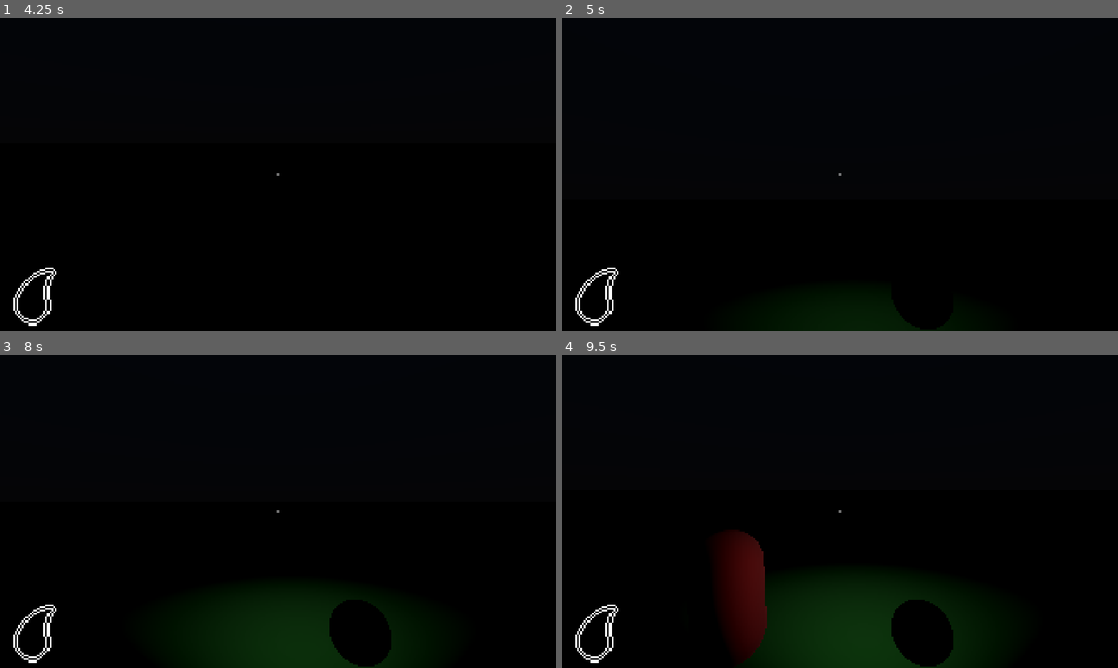
Above: before the commit, frames 1-4 (two rows, left to right).
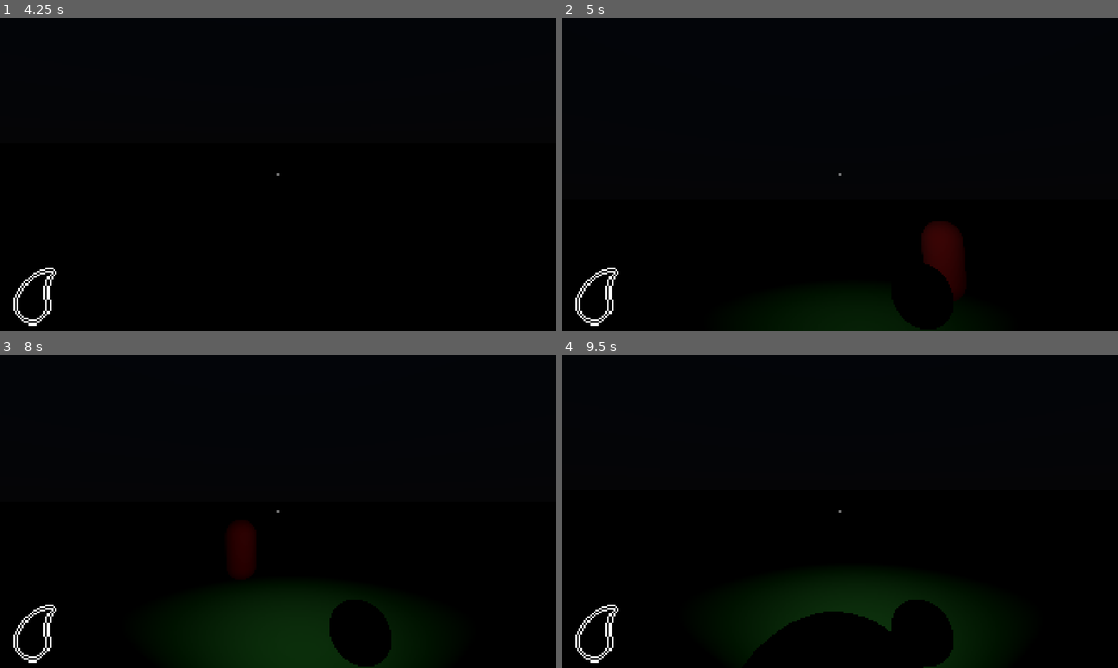
Above: after the commit, the same moments.

Repository: mugrilo18/Need-more
Game: Godot game, scene res://Scenes/Components/World/world.tscn
Two runs of this game, one before a commit and one after it. Both use one fixed random seed, a clock stepped at 60 frames per second and the inputs below.
Inputs (mouse positions are in pixels of both pictures, inside the frame that each line leads up to):
- Up to frame 1 (4.25 s): tap Enter at 0.5 s; move the mouse to (305, 174) at 0.52 s; hold W (move_up) from 0.53 s (still down); tap F (lantern) at 0.6, 1.55, 2.1, 3.05, 3.8 s; tap Space (jump) at 0.77, 1.52, 3.02, 3.77 s; move the mouse to (250, 174) at 1.27 s; tap E (interact) at 1.35 s; tap R (restart) at 2, 2.75 s; move the mouse to (289, 168) at 2.02 s; move the mouse to (272, 180) at 2.77 s; tap Shift (sprint) at 2.85 s; move the mouse to (316, 177) at 3.52 s; tap Q (throw) at 3.6 s
- Up to frame 2 (5 s): keep holding W (move_up); tap R (restart) at 4.25 s; move the mouse to (795, 171) at 4.27 s; tap F (lantern) at 4.35 s; tap Space (jump) at 4.52 s
- Up to frame 3 (8 s): move the mouse to (283, 511) at 5.02 s; tap E (interact) at 5.1 s; tap F (lantern) at 5.3, 5.85, 6.8, 7.55 s; tap R (restart) at 5.75, 7.25 s; move the mouse to (255, 505) at 5.77 s; release W (move_up) at 5.78 s; hold D (move_right) 5.78-6.53 s; tap Space (jump) at 6.02, 6.77, 7.52 s; move the mouse to (305, 511) at 6.52 s; hold Shift (sprint) 6.53-7.28 s; hold W (move_up) from 6.53 s (still down); move the mouse to (250, 511) at 7.27 s; tap Q (throw) at 7.35 s
- Up to frame 4 (9.5 s): move the mouse to (851, 505) at 8.02 s; tap F (lantern) at 8.1, 9.05 s; move the mouse to (834, 517) at 8.77 s; release W (move_up) at 8.78 s; hold A (move_left) from 8.78 s (still down); tap E (interact) at 8.85 s; tap Space (jump) at 9.02 s

Frame 1 is identical in both runs. In frame 2, 1.3% of the frame differs, in the area x 64-73%, y 64-90%; in frame 3, 0.7%; in frame 4, 6.5%, in the area x 28-65%, y 55-100%.

Commit message:
Correction and test enemy movement

Diff:
--- a/Scenes/Components/Characters/enemy.tscn
+++ b/Scenes/Components/Characters/enemy.tscn
@@ -29,7 +29,6 @@
 path_height_offset = 0.5
 
 [node name="IdleTimer" type="Timer" parent="." unique_id=981133902]
-wait_time = 2.0
 one_shot = true
 
 [connection signal="navigation_finished" from="NavigationAgent3D" to="." method="_on_navigation_agent_3d_navigation_finished"]
--- a/Scripts/Components/Characters/enemy.gd
+++ b/Scripts/Components/Characters/enemy.gd
@@ -9,7 +9,8 @@
 
 enum EnemyState {
 	IDLE,
-	WALKING
+	PATROL,
+	CHASE,
 }
 
 var SPEED: float = 4.0
@@ -18,6 +19,8 @@
 
 #stats
 var angry: bool = false
+const SPEED_WALK: float = 2.0
+const SPEED_CHASE: float = 4.0
 
 func _ready() -> void:
 	_set_state(EnemyState.IDLE)
@@ -28,27 +31,29 @@
 	match current_state:
 		EnemyState.IDLE:
 			idle_timer.start()
-		EnemyState.WALKING:
+		EnemyState.PATROL:
+			pass
+		EnemyState.CHASE:
 			if angry == true:
 				SPEED = 4.0
 			else:
 				SPEED = 2.0
 
 func _physics_process(_delta: float) -> void:
+	_apply_status()
+
+	if angry:
+		navigation_agent_3d.target_position = player_ref_pos.global_position
+
 	match current_state:
 		EnemyState.IDLE:
 			pass
-		EnemyState.WALKING:
-			var next_path_pos: Vector3 = navigation_agent_3d.get_next_path_position()
-			var new_velocity: Vector3 = global_position.direction_to(next_path_pos) * SPEED
-			velocity = new_velocity
-			var look_at_target: Vector3 = Vector3(next_path_pos.x, global_position.y, next_path_pos.z)
-			if not global_position.is_equal_approx(look_at_target):
-				look_at(look_at_target)
 
-			move_and_slide()
+		EnemyState.PATROL:
+			_speed_to_target(SPEED_WALK)
 
-	_apply_status()
+		EnemyState.CHASE:
+			_speed_to_target(SPEED_CHASE)
 
 func _on_idle_timer_timeout() -> void:
 	_decide_next_state()
@@ -56,7 +61,7 @@
 func _decide_next_state() -> void:
 	if current_state == EnemyState.IDLE:
 		_get_new_target()
-		_set_state(EnemyState.WALKING)
+		_set_state(EnemyState.PATROL)
 
 func _get_new_target():
 	if angry == false:
@@ -70,12 +75,28 @@
 
 
 func _on_navigation_agent_3d_navigation_finished() -> void:
-	if current_destination == player_ref_pos:
-		angry = false
+	if angry:
+		return
+
 	_set_state(EnemyState.IDLE)
 
 func _apply_status():
 	if PlayerStatus.lantern == true:
-		angry = true
+		if angry == false:
+			angry = true
+			navigation_agent_3d.target_position = player_ref_pos.global_position
+			_set_state(EnemyState.CHASE)
 	else:
-		angry = false
+		if angry == true:
+			angry = false
+			_set_state(EnemyState.IDLE)
+
+func _speed_to_target(speed: float):
+	var next = navigation_agent_3d.get_next_path_position()
+	velocity = global_position.direction_to(next) * speed
+
+	var look = Vector3(next.x, global_position.y, next.z)
+	if !global_position.is_equal_approx(look):
+		look_at(look)
+
+	move_and_slide()
--- a/Scripts/Globals/player_status.gd
+++ b/Scripts/Globals/player_status.gd
@@ -1,6 +1,6 @@
 extends Node
 
-var oil_charge: int = 1000
+var oil_charge: int = 100
 var lantern: bool = false
 
 func _reset_status():
